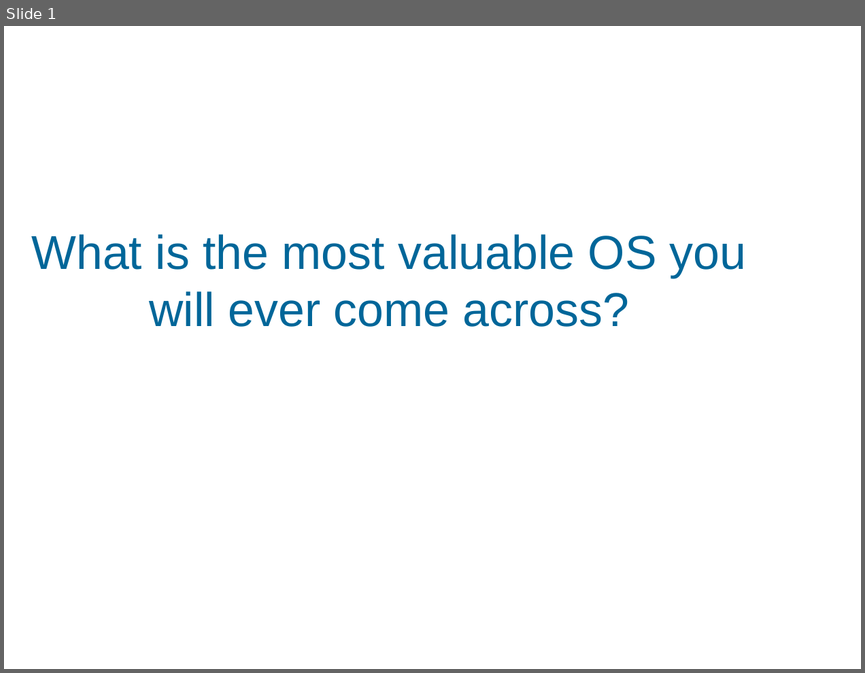
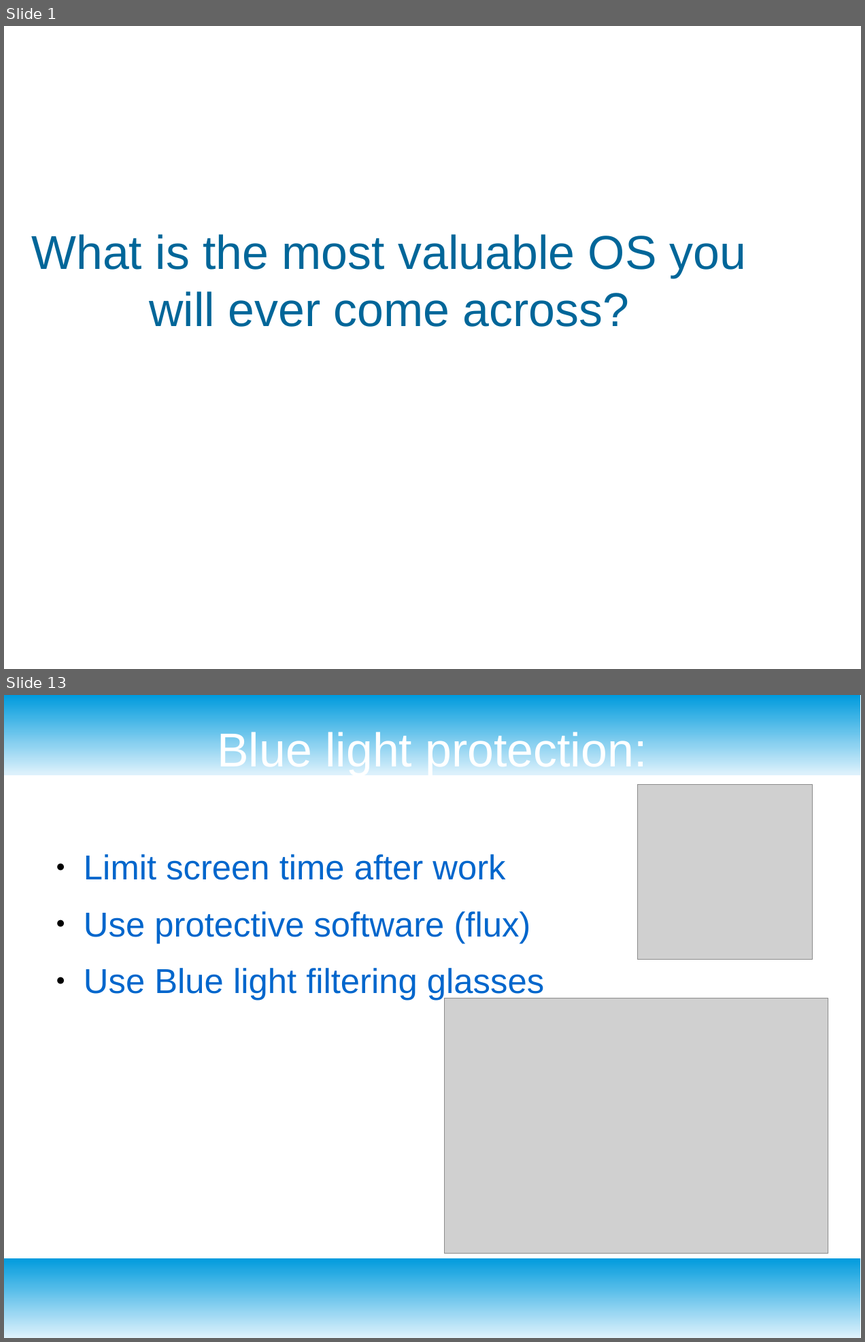
Before and after one commit to CSteigueber/watch-on-health, a slide deck: watch.odp. Shown one above the other, each under a label of ours: slide 1 before the commit, slides 1 and 13 after it; the slides between them are not shown. The pictures are 865x673 and 865x1342 pixels, drawn with LibreOffice and Linux fonts; fonts in the diff are those of the drawing; grey boxes stand for pictures; background and template pictures are left out. Boxes give left, top, right and bottom in pixels: in the first picture for what was removed or moved away, otherwise in the second. Text is boxed around its words. In the diff, an @@ line names an element or a change of style, - is before the commit and + after.

```diff
--- a/watch.odp
+++ b/watch.odp
@@ slide 13 added at (4,695,861,1338), background #FFFFFF @@
@@ rectangle added at (4,695,861,775), fill gradient #DFF2FC to #009BDD @@
@@ title added at (217,728,647,775), 44 pt, text #FFFFFF @@
+Blue light protection:
@@ picture added at (638,784,813,960) @@
@@ text added at (84,854,544,1000), 32 pt, text #0066CC @@
+● Limit screen time after work
+● Use protective software (flux)
+● Use Blue light filtering glasses
@@ picture added at (444,998,828,1253) @@
@@ rectangle added at (4,1258,861,1338), fill gradient #DFF2FC to #009BDD @@
```
Also in this commit, not shown: 12 other slides added, 1 slide removed, 10 other files.
